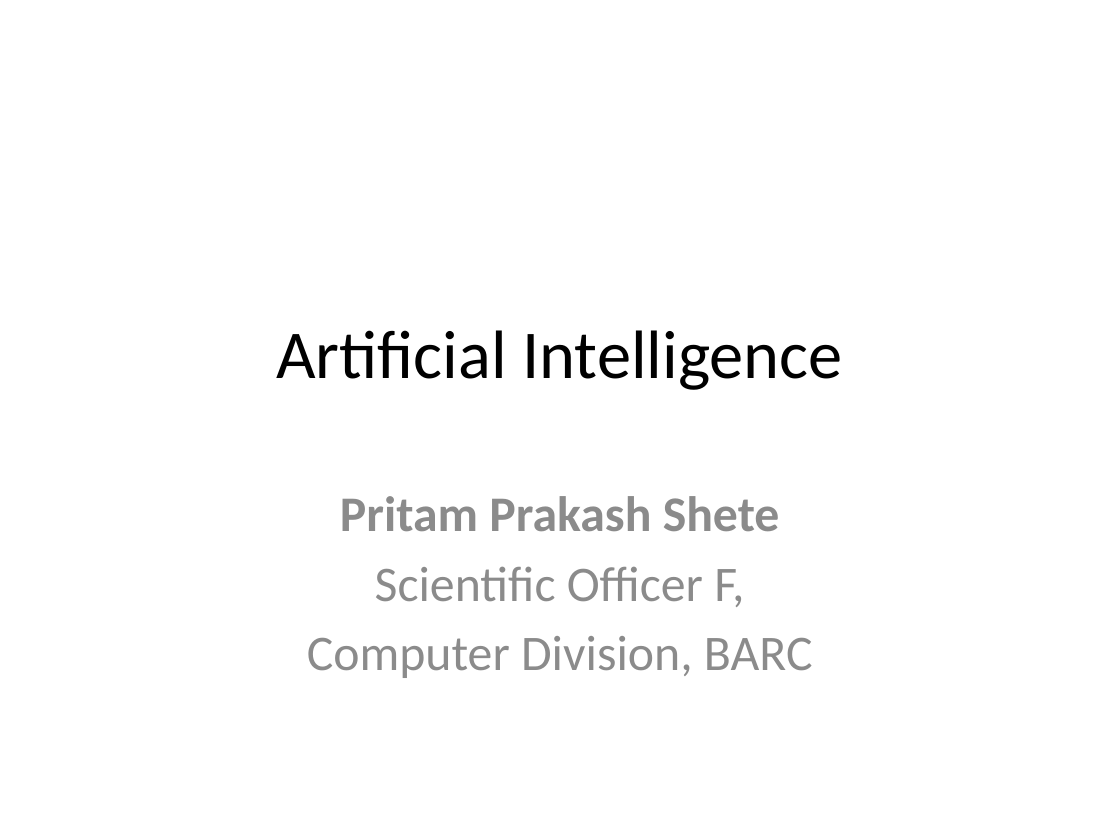
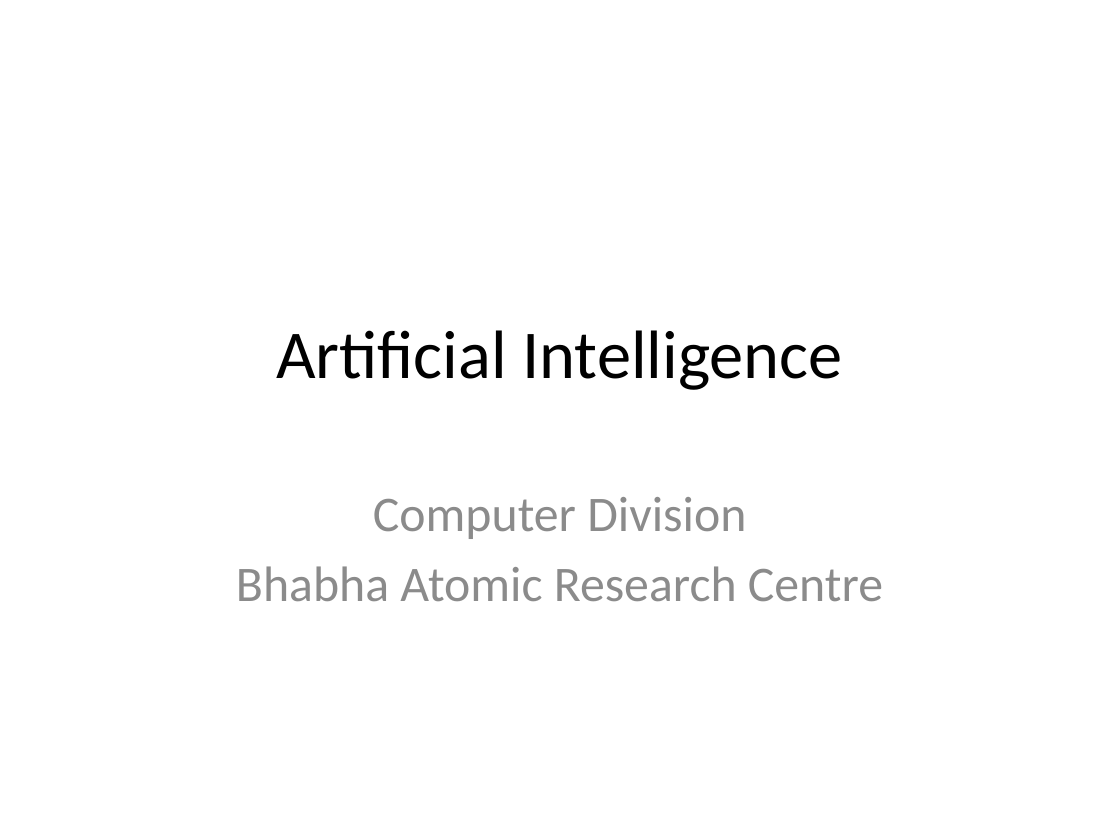
Before and after one commit to look4pritam/ArtificialIntelligence, a slide deck: slide 1 of presentations/AI/ArtificialIntelligence.pptx. Drawn at 1120x840 pixels with LibreOffice and Linux fonts; fonts in the diff are those of the drawing. Boxes give left, top, right and bottom in pixels: in the first picture for what was removed or moved away, otherwise in the second. Text is boxed around its words. In the diff, an @@ line names an element or a change of style, - is before the commit and + after.

```diff
--- a/presentations/AI/ArtificialIntelligence.pptx
+++ b/presentations/AI/ArtificialIntelligence.pptx
@@ subtitle at (236, 497, 883, 601): text changed @@
-Pritam Prakash Shete
-Scientific Officer F,
-Computer Division, BARC
+Computer Division
+Bhabha Atomic Research Centre
```
Also in this commit, not shown: 8 other slides changed, 20 slides added.
